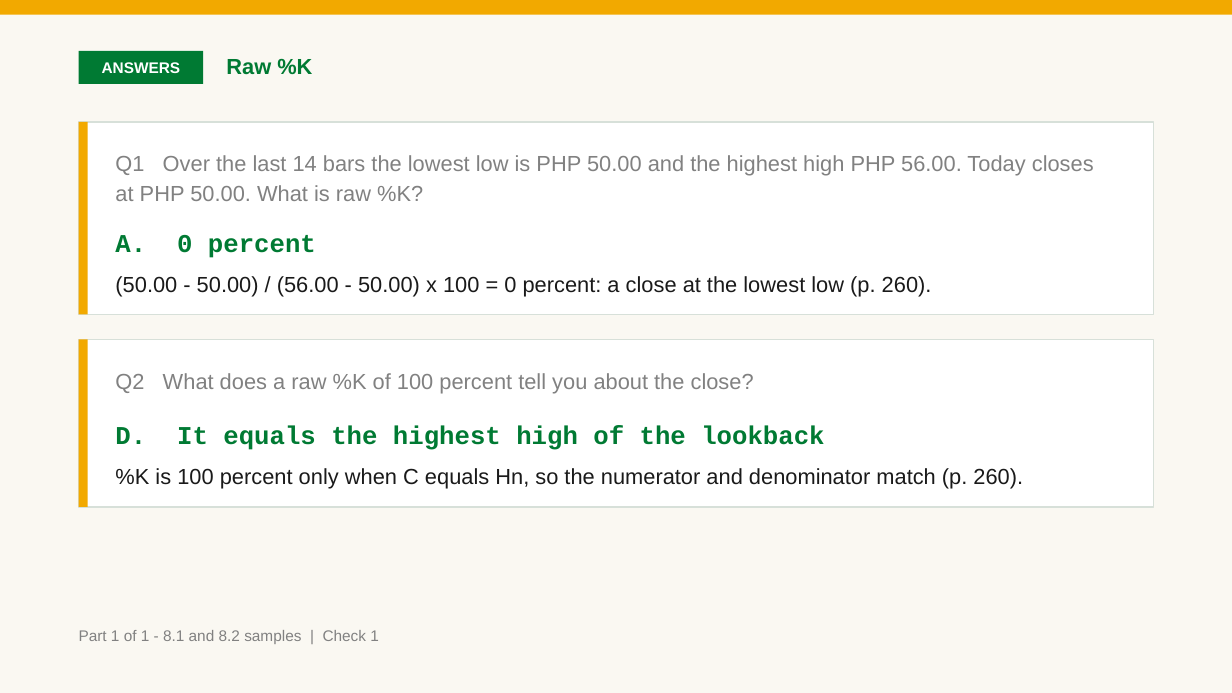
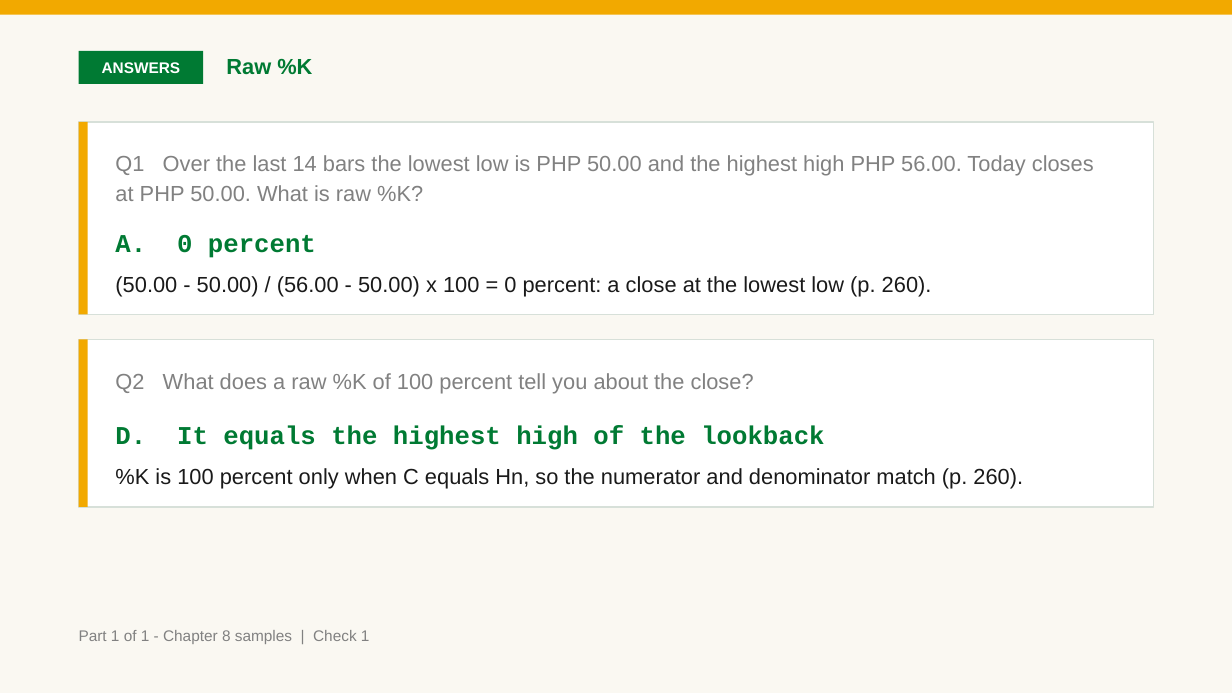
Before and after one commit to benjiesotelo-sudo/Telos_FIN1209, a slide deck: slide 11 of chapter-08/FIN1209-Chapter-08.pptx. Drawn at 1232x693 pixels with LibreOffice and Linux fonts; fonts in the diff are those of the drawing. Boxes give left, top, right and bottom in pixels: in the first picture for what was removed or moved away, otherwise in the second. Text is boxed around its words. In the diff, an @@ line names an element or a change of style, - is before the commit and + after.

Commit message:
Chapter 8 samples: plain wording, section title, committed placeholder deck

```diff
--- a/chapter-08/FIN1209-Chapter-08.pptx
+++ b/chapter-08/FIN1209-Chapter-08.pptx
@@ text at box(79, 630, 370, 644): text changed @@
-Part 1 of 1 - 8.1 and 8.2 samples | Check 1
+Part 1 of 1 - Chapter 8 samples | Check 1
```
Also in this commit, not shown: 15 other slides changed, 1 other file.
